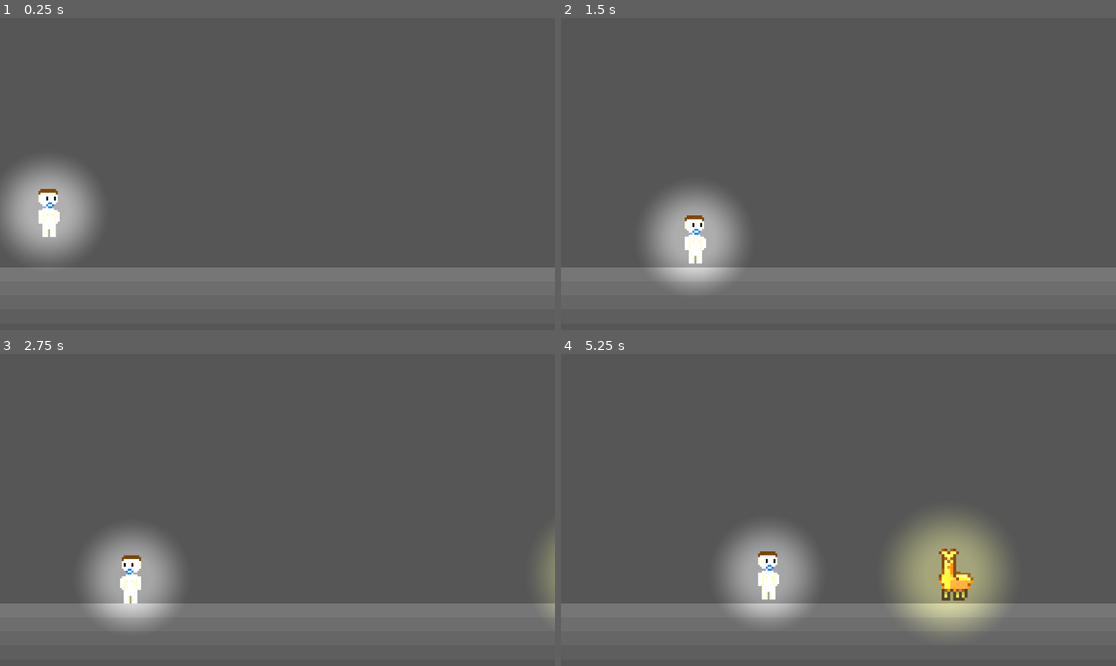
Above: before the commit, frames 1-4 (two rows, left to right).
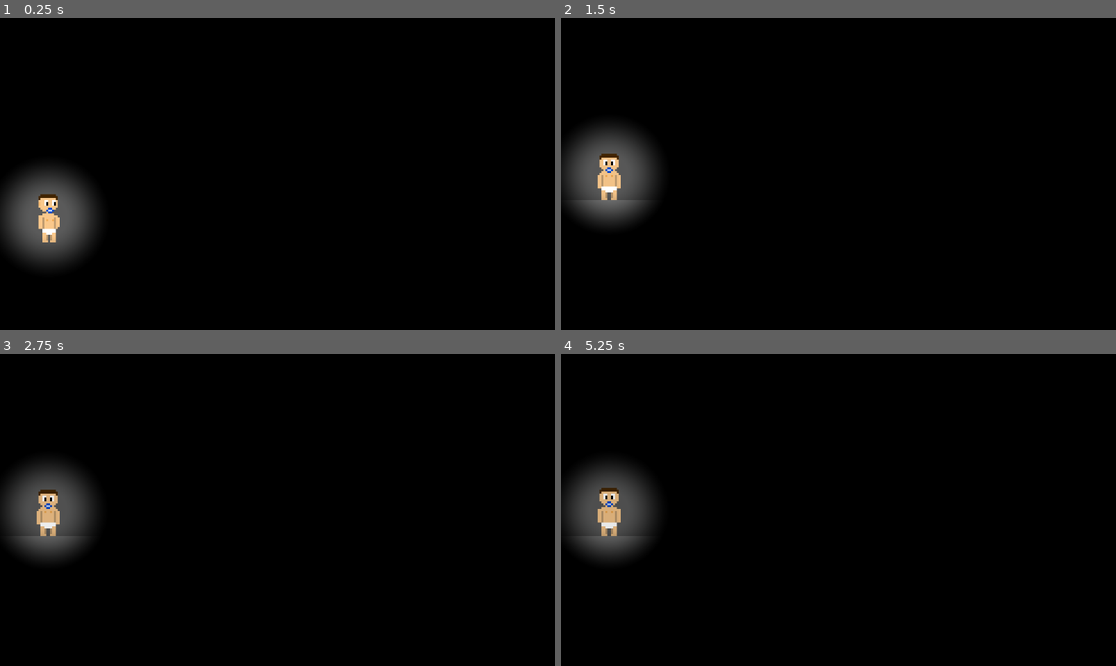
Above: after the commit, the same moments.

Repository: qcorveler/RGAME
Game: Godot game, scene res://Scenes/Levels/level_1.tscn
The game is run twice, just before and just after one commit, with the same random seed, the same clock (stepped at 60 frames per second) and the same inputs. This scene is started directly instead of the project's main scene.
Inputs:
- Up to frame 1 (0.25 s): no input
- Up to frame 2 (1.5 s): tap Enter (ui_accept) at 0.5 s; hold Shift (crouch, bound only after the commit) 0.53-1.28 s; hold D (move_right) from 0.53 s (still down); tap Space (jump) at 0.77, 1.07 s; tap Ctrl (run, bound only after the commit) at 0.8, 1.35 s
- Up to frame 3 (2.75 s): tap Space (jump) at 1.52, 1.55, 1.82, 2.1 s; release D (move_right) at 2.03 s; hold A (move_left) from 2.03 s (still down); hold Shift (crouch, bound only after the commit) from 2.03 s (still down)
- Up to frame 4 (5.25 s): release A (move_left) at 2.78 s; release Shift (crouch, bound only after the commit) at 2.78 s; hold D (move_right) 2.78-4.28 s; tap Q (interact_a) at 2.85 s; tap Space (jump) at 3.02, 3.32, 3.77, 3.8, 4.07, 4.52, 4.82 s; tap Ctrl (run, bound only after the commit) at 3.05, 4.35 s; hold Shift (crouch, bound only after the commit) 3.53-4.28 s; hold A (move_left) 4.28-5.03 s; tap Shift (crouch, bound only after the commit) at 4.55 s; hold D (move_right) from 5.03 s (still down); hold Ctrl (run, bound only after the commit) from 5.03 s (still down); tap Backspace at 5.1 s

The runs differ from the first frame. In frame 1, 100% of the frame differs, in the area x 0-100%, y 0-100%; in frame 2, 98%; in frame 3, 99%; in frame 4, 99%.

Commit message:
Configuration des dialogues + configuration des contrôles du joueur (ajout du saut et de l'accroupi)

Diff:
--- a/raf-game/Dialogues/Dialogues.json
+++ b/raf-game/Dialogues/Dialogues.json
@@ -107,12 +107,24 @@
 					"text": "Tiens, on dirait que j'ai enfin retrouvé l'esprit de notre petit Raphaël !"
 				},
 				{
+					"speaker": "Raphaël",
+					"text": "..."
+				},
+				{
 					"speaker": "M. Lama",
 					"text": "Il était temps, on commençait à le perdre complètement. Nous sommes ici dans ta mémoire, enfin ce qu'il en reste. La lumière s'éteint peu à peu depuis un moment..."
 				},
 				{
 					"speaker": "M. Lama",
-					"text": ""
+					"text": "J'ai l'impression que tu t'es un peu réveillé aujourd'hui, il y a un sursaut d'espoir. Peut-être que nous pouvons encore faire quelque chose."
+				},
+				{
+					"speaker": "Raphaël",
+					"text": "C'est ma mémoire ? Quelque chose pour quoi ?"
+				},
+				{
+					"speaker": "M. Lama",
+					"text": "Pour retrouver ta mémoire pardi ! Il faut mettre un peu de lumière là dedans ! Tu peux te déplacer ? Essaie de l'explorer autant que possible, tu trouveras sans doute des choses intéressantes"
 				}
 			]
 		}
--- a/raf-game/Scenes/Levels/level_1.tscn
+++ b/raf-game/Scenes/Levels/level_1.tscn
@@ -29,19 +29,20 @@
 b = Vector2(0, 0)
 
 [sub_resource type="SegmentShape2D" id="SegmentShape2D_iixi8"]
-a = Vector2(-1.9073486e-06, 517)
-b = Vector2(3734, 517)
+a = Vector2(-1.0000019, 382)
+b = Vector2(7570, 382)
 
 [node name="Level1" type="Node2D"]
 script = ExtResource("1_4dpyx")
 
 [node name="World" type="CanvasModulate" parent="."]
+color = Color(0, 0, 0, 1)
 
 [node name="Background" type="Node2D" parent="World"]
 
 [node name="AnimatedBackground" type="AnimatedSprite2D" parent="World/Background"]
-position = Vector2(1866.9998, -401.99997)
-scale = Vector2(3.646701, 3.646701)
+position = Vector2(3785, -1480.8751)
+scale = Vector2(7.392795, 7.392795)
 sprite_frames = SubResource("SpriteFrames_cyadu")
 
 [node name="WallLeft" type="StaticBody2D" parent="World"]
@@ -55,7 +56,7 @@
 shape = SubResource("SegmentShape2D_cyadu")
 
 [node name="WallRight" type="StaticBody2D" parent="World"]
-position = Vector2(3734, 648)
+position = Vector2(7570, 648)
 collision_layer = 2
 collision_mask = 3
 
@@ -87,7 +88,7 @@
 base_texture_scale = 0.42
 
 [node name="Player" parent="World" instance=ExtResource("1_tlcug")]
-position = Vector2(393, 231)
+position = Vector2(393.95, 0)
 collision_mask = 3
 
 [node name="PointLight2D" type="PointLight2D" parent="World/Player"]
@@ -100,8 +101,10 @@
 
 [node name="DialoguePanel" parent="UI" instance=ExtResource("7_jv26f")]
 visible = false
-offset_top = -491.0
-offset_bottom = -491.0
+offset_top = -1.0
+offset_bottom = -1.0
 
 [node name="PauseMenu" parent="UI" instance=ExtResource("3_3mqfk")]
 visible = false
+
+[connection signal="final_position_reached" from="World/Lama" to="." method="_on_lama_final_position_reached"]
--- a/raf-game/Scenes/Personnages/PNJ/lama.tscn
+++ b/raf-game/Scenes/Personnages/PNJ/lama.tscn
@@ -93,5 +93,5 @@
 
 [node name="JumpSoundPlayer" type="AudioStreamPlayer2D" parent="."]
 stream = ExtResource("3_trrbu")
-max_distance = 2424.0
-attenuation = 2.0000021
+max_distance = 4096.0
+attenuation = 2.9281723
--- a/raf-game/Scripts/Level1/level_1.gd
+++ b/raf-game/Scripts/Level1/level_1.gd
@@ -8,20 +8,32 @@
 
 @onready var lama = $World/Lama
 
+@onready var dialoguePanel = $UI/DialoguePanel
+@onready var scene_dialogues = DialogueLoader.dialogues["level_1"]
+
 func _ready() :
 	# Gestion du background
 	var maxX = background.sprite_frames.get_frame_texture("default", 0).get_size().x*background.scale.x
-	var maxY = ground.shape.a.y + 130
-
+	var maxY = ground.shape.a.y + 270
+	print(maxX)
 	# Gestion du joueur
 	player.change_skin("skin_baby_raf")
 	player.position.x = 100
-	player.position.y = 350
+	player.position.y = 200
 
 	# Gestion du Lama
-	lama.position.x = 2500
+	lama.position.x = 7000
 
 	# Gestion de la caméra
 	cam.limit_bottom = maxY
 	cam.limit_right = maxX
 	cam.limit_left = 0
+
+	# Gestion des premiers dialogues
+	GameState.dialogue_active = true
+
+
+func _on_lama_final_position_reached() -> void:
+	# Lancer les premiers dialogues
+	dialoguePanel.set_lines(scene_dialogues["debut"]["lines"])
+	dialoguePanel.set_active(true)
--- a/raf-game/Scripts/LevelIntro/level_intro.gd
+++ b/raf-game/Scripts/LevelIntro/level_intro.gd
@@ -21,6 +21,8 @@
 
 @onready var dialoguePanel = ui.get_node("DialoguePanel")
 @onready var inputIndicator = ui.get_node("InputIndicator")
+var indicator_d_terminated := false
+var indicator_q_terminated := false
 @onready var screen = ui.get_node("Screen")
 
 var dialogue_index := 0
@@ -77,7 +79,7 @@
 	infirmier.position = Vector2(200, groundY - (infirmier.get_skin_size().y) * (ratio/2) - 20)
 
 	# Gestion de l'indicateur d'input
-	inputIndicator.set_active(false)
+	inputIndicator.set_active(true)
 	inputIndicator.set_black(false)
 
 	# Gestion du panel de dialogue
@@ -90,7 +92,7 @@
 	pixelate.visible = false
 
 func _process(_delta):
-	# Tableau Saint Malo
+	# Mise à jour de la position et de l'indicateur
 	saint_malo = 850 <= player.position.x and player.position.x <= 1200 and !screen_reached
 	enki_bilal = 3250 <= player.position.x and player.position.x <= 3600
 	vieille_nue = 4340 <= player.position.x and player.position.x <= 4750
@@ -101,10 +103,20 @@
 	if saint_malo or enki_bilal or vieille_nue or minecraft or computer or storage :
 		inputIndicator.set_icon(load("res://Img/util/keyboard_a.png"))
 		inputIndicator.set_active(true)
-	else :
+	elif not indicator_d_terminated :
+		inputIndicator.set_icon(load("res://Img/util/keyboard_d.png")) # Indication du déplacement à droite
+		inputIndicator.set_active(true)
+	elif indicator_d_terminated and not indicator_q_terminated :
+		inputIndicator.set_icon(load("res://Img/util/keyboard_q.png")) # Indication du déplacement à gauche
+		inputIndicator.set_active(true)
+	else:
 		inputIndicator.set_active(false)
 
 func _input(event: InputEvent) -> void:
+	if event.is_action_pressed("move_right") and not indicator_d_terminated :
+		indicator_d_terminated = true
+	if event.is_action_pressed("move_left") and not indicator_q_terminated :
+		indicator_q_terminated = true
 	if event.is_action_pressed("interact_a") and !GameState.wait_player_input:
 		if saint_malo :
 			dialoguePanel.set_lines(scene_dialogues["saint_malo"]["lines"])
--- a/raf-game/Scripts/PNJ/lama.gd
+++ b/raf-game/Scripts/PNJ/lama.gd
@@ -1,9 +1,11 @@
 extends CharacterBody2D
+
+signal final_position_reached()
 
 @export var gravity: float = 1500.0
 @export var player_path: NodePath
 @export var speed: float = 0.4
-@export var follow_distance: float = 300.0  # distance à garder du joueur
+@export var follow_distance: float = 200.0  # distance à garder du joueur
 var acceleration : float = 0.2
 
 @onready var sprite : AnimatedSprite2D = $AnimatedSprite2D
@@ -11,7 +13,7 @@
 @onready var jumpsoundPlayer = $JumpSoundPlayer
 var timer : float = 0
 
-var intro_ended : bool = false
+var on_final_position : bool = false
 
 func _physics_process(delta):
 	if !is_on_floor() :
@@ -22,9 +24,9 @@
 
 	sprite.flip_h = direction < 0
 
-	if intro_ended:
+	if on_final_position:
 		return
-
+	print(position.x)
 	timer += delta
 	# Si trop loin → avancer vers le joueur
 	if abs(direction) > follow_distance:
@@ -37,7 +39,8 @@
 		velocity.x = lerp(velocity.x, 0.0, acceleration)
 		update_animation(0)
 		if velocity.x <= 0.1 :
-			intro_ended = true
+			on_final_position = true
+			final_position_reached.emit()
 	move_and_slide()
 
 func update_animation(direction):
--- a/raf-game/Scripts/UI/dialogue_panel.gd
+++ b/raf-game/Scripts/UI/dialogue_panel.gd
@@ -79,7 +79,7 @@
 			bipSoundPlayer.play_sound()
 			timer = 0.0
 	else:
-		if not finished :
+		if not finished and lines :
 			if !GameState.wait_player_input:
 				inputIndicator.set_active(true)
 			finished = true
--- a/raf-game/Scripts/player.gd
+++ b/raf-game/Scripts/player.gd
@@ -1,29 +1,69 @@
 extends CharacterBody2D
 
-@export var gravity = 1500
-@export var speed = 200 #500
-@export var jump_velocity = -1000
+@export var gravity := 1600
+@export var speed := 200 #500
+@export var jump_velocity := -700.0
+@export var run_multiplier := 2.0
+@export var crouch_jump_boost := -500
+@export var max_crouch_time := 3.0
 
 @export var acceleration = 0.2
 
 @onready var skin = $Skin
 @onready var collisionBox : CollisionShape2D = $CollisionShape2D
 
+var is_running := false
+var is_crouching := false
+var crouch_timer := 0.0
+
 func _physics_process(delta) :
+	# Gestion de la gravité
 	if !is_on_floor() :
-		velocity.y = clamp(velocity.y + gravity*delta, -500, 500)
+		velocity.y = velocity.y + gravity*delta
+		velocity.y = min(velocity.y, 1500)
 
 	var direction
 
 	if !GameState.dialogue_active :
+		# Gestion du déplacement
 		direction = Input.get_axis("move_left", "move_right")
+		var move_speed = speed
+		# Gestion de la course (CTRL)
+		if Input.is_action_pressed("run") and direction != 0 and not is_crouching:
+			is_running = true
+		else:
+			is_running = false
+
+		if is_running:
+			move_speed *= run_multiplier
+
+		# Accroupissement (SHIFT)
+		if Input.is_action_pressed("crouch") and is_on_floor():
+			is_crouching = true
+			crouch_timer += delta
+			crouch_timer = clamp(crouch_timer, 0.0, max_crouch_time)
+		else:
+			is_crouching = false
+			crouch_timer = 0
+
+		# Direction du skin
 		if direction !=0 :
 			skin.set_direction(direction == -1)
 
-		velocity.x = lerp(velocity.x, direction*speed, acceleration)
+		# Vitesse x
+		velocity.x = lerp(velocity.x, direction*move_speed, acceleration)
 
+		# Saut (SPACE)
 		if Input.is_action_just_pressed("jump") and is_on_floor():
-			velocity.y = jump_velocity
+			var jump_power : float = jump_velocity
+			if crouch_timer > 0.2:
+				var charge_ratio = crouch_timer / max_crouch_time
+				jump_power += crouch_jump_boost * charge_ratio
+				crouch_timer = 0.0
+			print(jump_power)
+			velocity.y = jump_power
+		if Input.is_action_just_released("jump") and velocity.y < 0:
+			velocity.y *= 0.5  # stoppe la montée plus tôt = saut plus court
 	else :
 		direction = 0.0
 		velocity.x = lerp(velocity.x, direction*speed, acceleration)
--- a/raf-game/project.godot
+++ b/raf-game/project.godot
@@ -52,6 +52,16 @@
 "events": [Object(InputEventKey,"resource_local_to_scene":false,"resource_name":"","device":-1,"window_id":0,"alt_press …(191 unchanged characters)…
 ]
 }
+run={
+"deadzone": 0.2,
+"events": [Object(InputEventKey,"resource_local_to_scene":false,"resource_name":"","device":-1,"window_id":0,"alt_pressed":false,"shift_pressed":false,"ctrl_pressed":false,"meta_pressed":false,"pressed":false,"keycode":0,"physical_keycode":4194326,"key_label":0,"unicode":0,"location":0,"echo":false,"script":null)
+]
+}
+crouch={
+"deadzone": 0.2,
+"events": [Object(InputEventKey,"resource_local_to_scene":false,"resource_name":"","device":-1,"window_id":0,"alt_pressed":false,"shift_pressed":false,"ctrl_pressed":false,"meta_pressed":false,"pressed":false,"keycode":0,"physical_keycode":4194325,"key_label":0,"unicode":0,"location":0,"echo":false,"script":null)
+]
+}
 
 [layer_names]
 
Binary file added: raf-game/Img/util/keyboard_d.png
Not shown, added: raf-game/Img/util/keyboard_d.png.import
Binary file added: raf-game/Img/util/keyboard_q.png
Not shown, added: raf-game/Img/util/keyboard_q.png.import
